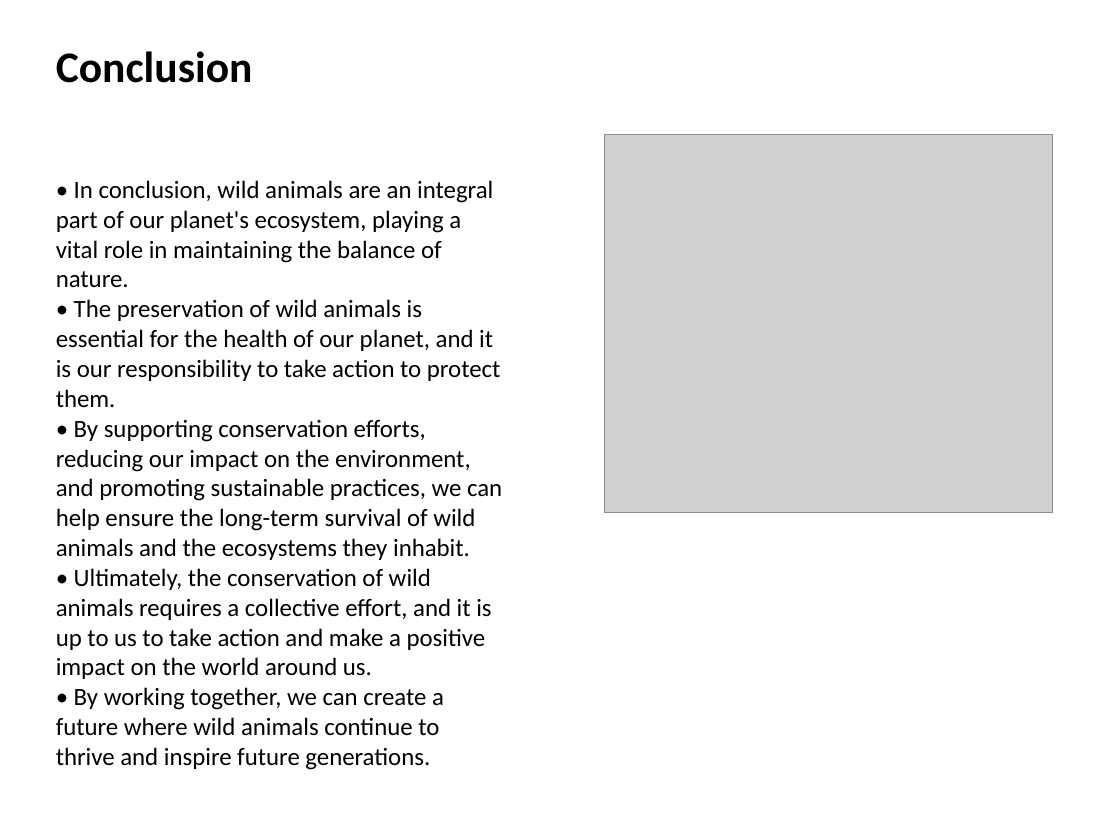
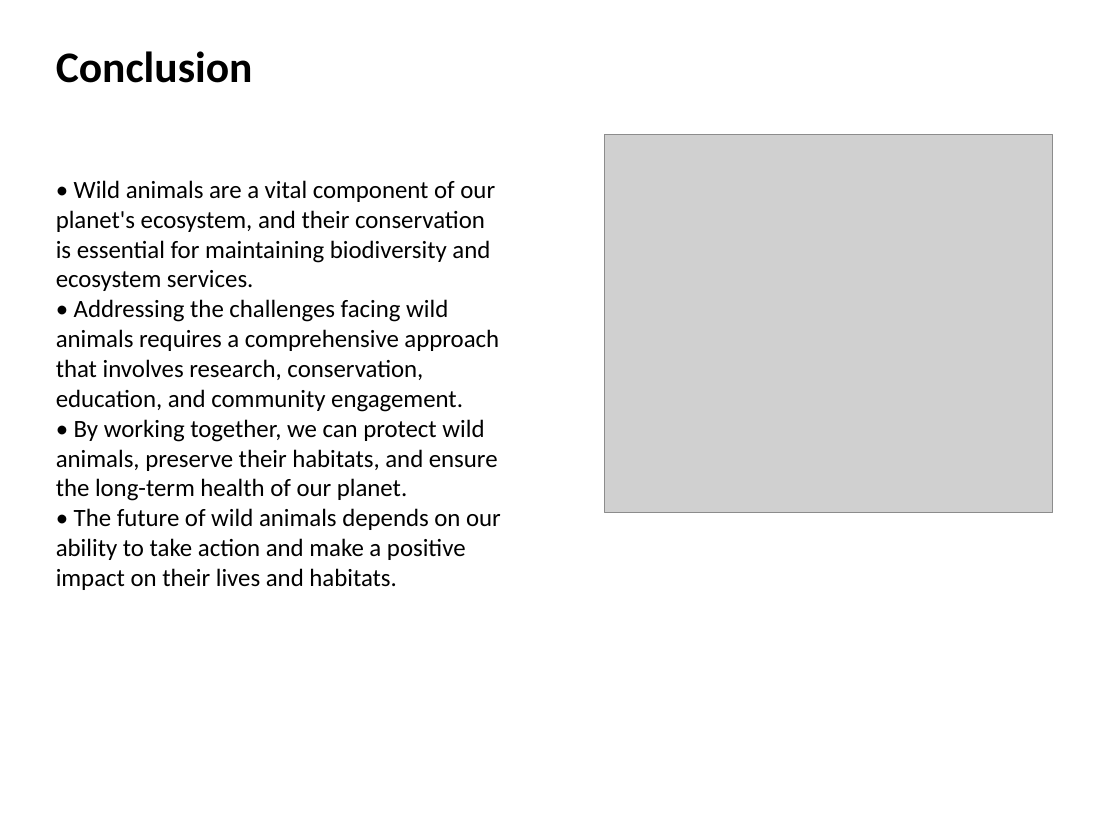
Before and after one commit to samith-debug/AI_PPTX_Generator, a slide deck: slide 14 of generated_ppt/wild_animals.pptx (slide 7 before the commit). Drawn at 1120x840 pixels with LibreOffice and Linux fonts; fonts in the diff are those of the drawing; grey boxes stand for pictures. Boxes give left, top, right and bottom in pixels: in the first picture for what was removed or moved away, otherwise in the second. Text is boxed around its words. In the diff, an @@ line names an element or a change of style, - is before the commit and + after.

```diff
--- a/generated_ppt/wild_animals.pptx
+++ b/generated_ppt/wild_animals.pptx
@@ text at [56, 180, 501, 590]: text changed @@
-• In conclusion, wild animals are an integral part of our planet's ecosystem, playing a vital role in maintaining the balance of nature.
-• The preservation of wild animals is essential for the health of our planet, and it is our responsibility to take action to protect them.
-• By supporting conservation efforts, reducing our impact on the environment, and promoting sustainable practices, we can help ensure the long-term survival of wild animals and the ecosystems they inhabit.
-• Ultimately, the conservation of wild animals requires a collective effort, and it is up to us to take action and make a positive impact on the world around us.
-• By working together, we can create a future where wild animals continue to thrive and inspire future generations.
+• Wild animals are a vital component of our planet's ecosystem, and their conservation is essential for maintaining biodiversity and ecosystem services.
+• Addressing the challenges facing wild animals requires a comprehensive approach that involves research, conservation, education, and community engagement.
+• By working together, we can protect wild animals, preserve their habitats, and ensure the long-term health of our planet.
+• The future of wild animals depends on our ability to take action and make a positive impact on their lives and habitats.
```
Also in this commit, not shown: 6 other slides changed, 8 slides added, 5 other files.
